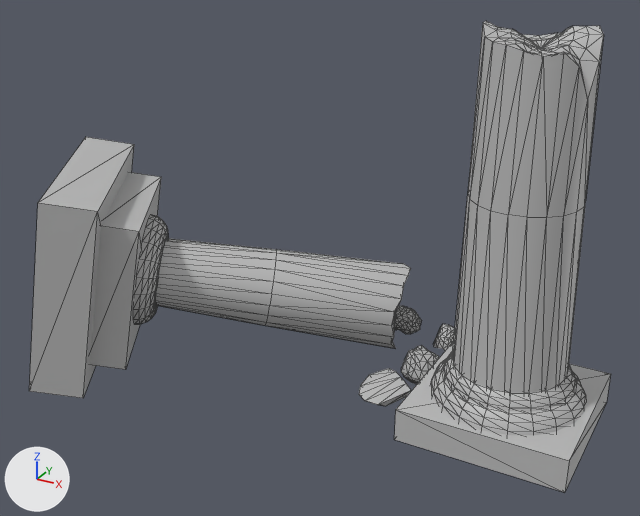
One commit to the FBX model ConstellationsGame/Assets/Models/SM_pillarBroken.fbx: the scene before it, then after it.
Rendered twice from a camera (50 mm lens) standing at (3.02, -11.28, 7.65) and looking at (-3.02, -0.29, 2.16). The lights are fixed; the arrows at lower left show +X, +Y and +Z. Mesh edges are drawn as thin lines. Where no turn or scale is listed for an object, it has been applied to the vertices.

Script lines for the objects in view, before the commit:
```python
me_mesh = bpy.data.meshes.new('Mesh')
me_mesh.from_pydata(...)  # 1753 vertices, 3452 faces; spans x -8.46..1.25, y -2.95..2.5, z -0.25..5.87
me_mesh.materials.append(mat_lambert1)  # grey #bcbcbc
# before: 408 (-7.73, 0.27, -0.02), 409 (-6.1, -2.52, -0.08) at pixel (83, 398), 410 (-8.46, -0.15, 0.12), 411 (-6.82, -2.95, 0.07) at pixel (29, 391), 412 (-7.95, 0.08, 3.31) at pixel (85, 136)
# before: 413 (-6.32, -2.71, 3.26) at pixel (37, 202), 414 (-7.23, 0.51, 3.17) at pixel (134, 144), 415 (-5.59, -2.29, 3.11) at pixel (97, 211)
ob_sm_pillarbroken = bpy.data.objects.new('SM_pillarBroken', me_mesh)
ob_sm_pillarbroken.location = (0.0, 0.0, 0.0)
```
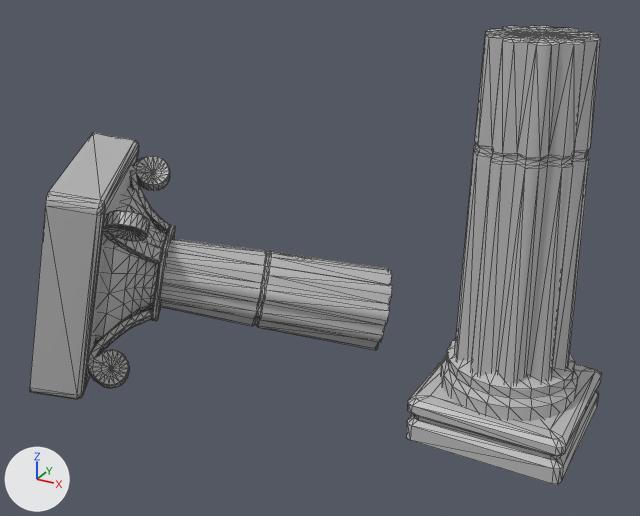
The change, as JSON lines over the scene's bpy script:
```json
{"block": "me_mesh", "where": "# used by ob_sm_pillarbroken; location = (0.0, 0.0, 0.0)"}
{"block": "me_mesh", "where": "# verts and faces of me_mesh; kept vertices keep their numbers, new ones are numbered from 1753"}
{"op": "remove", "block": "me_mesh", "code": "me_mesh.from_pydata(...)  # 1753 vertices, 3452 faces; spans x -8.46..1.25, y -2.95..2.5, z -0.25..5.87"}
{"op": "add", "block": "me_mesh", "code": "me_mesh.from_pydata(...)  # 1820 vertices, 3458 faces; spans x -8.39..1.15, y -3.06..1.89, z -0.06..5.74"}
{"block": "me_mesh", "change": "me_mesh part 1: the loose piece of 400 vertices spanning x -6.83..-5.54, y -1.58..0.13, z 0.52..2.38 is rebuilt with 180 vertices and now spans x -7.32..-5.52, y -2.09..0.05, z 0.49..2.69"}
{"block": "me_mesh", "change": "me_mesh part 2: the loose piece of 400 vertices spanning x -1.15..1.15, y -1.15..1.15, z 0.08..0.85 is rebuilt with 88 vertices and now spans x -1.15..1.15, y -1.15..1.15, z -0.01..0.65"}
{"block": "me_mesh", "change": "me_mesh part 3: the loose piece of 400 vertices spanning x -0.97..0.97, y -0.97..0.97, z 0.42..1.07 is rebuilt with 100 vertices and now spans x -0.99..0.99, y -0.99..0.99, z 0.54..1.22"}
{"block": "me_mesh", "change": "me_mesh part 4: the loose piece of 122 vertices spanning x -6.71..-2.16, y -1.34..2.12, z -0.02..2.04 is rebuilt with 301 vertices and now spans x -6.8..-2.28, y -1.47..1.89, z -0.03..2.1"}
{"block": "me_mesh", "change": "me_mesh part 5: the loose piece of 122 vertices spanning x -0.86..0.86, y -0.86..0.86, z 0.0..5.87 is rebuilt with 301 vertices and now spans x -0.85..0.85, y -0.83..0.83, z 0.0..5.74"}
{"block": "me_mesh", "change": "me_mesh part 6: the loose piece of 8 vertices spanning x -7.54..-5.36, y -2.2..0.43, z 0.21..2.79 is rebuilt with 72 vertices and now spans x -8.39..-5.48, y -3.06..0.55, z -0.06..3.42"}
{"block": "me_mesh", "change": "me_mesh part 7: a new loose piece of 186 vertices spanning x -7.09..-6.01, y -0.24..0.64, z 1.85..3.04, in mat_lambert1 (grey #bcbcbc)"}
{"block": "me_mesh", "change": "me_mesh part 8: a new loose piece of 186 vertices spanning x -5.89..-5.13, y -2.12..-0.98, z 1.85..3.04, in mat_lambert1 (grey #bcbcbc)"}
{"block": "me_mesh", "change": "me_mesh part 9: a new loose piece of 186 vertices spanning x -6.27..-5.56, y -2.39..-1.09, z 0.01..1.03, in mat_lambert1 (grey #bcbcbc)"}
{"block": "me_mesh", "change": "me_mesh part 10: a new loose piece of 34 vertices spanning x -6.31..-5.4, y -1.24..0.02, z 0.77..2.07, in mat_lambert1 (grey #bcbcbc)"}
{"block": "me_mesh", "change": "me_mesh part 11: 6 loose pieces with 293 vertices, spanning x -2.86..1.25, y -1.25..2.5, z -0.25..0.75, are deleted"}
{"block": "me_mesh", "change": "me_mesh part 12"}
{"op": "add", "block": "me_mesh", "code": "delete_vertices([*range(408, 416)])  # with the faces that use them"}
```

Location of each change, (x1, y1, x2, y2) in pixels of the pictures (640 x 516 px):
```json
{"object": "SM_pillarBroken", "change": "reshaped", "before": [29, 21, 611, 492], "after": [30, 26, 602, 484]}
{"part": 1, "of": "me_mesh", "change": "rebuilt", "before": [134, 215, 168, 324], "after": [95, 187, 167, 343]}
{"part": 2, "of": "me_mesh", "change": "rebuilt", "before": [430, 358, 586, 435], "after": [406, 357, 602, 484]}
{"part": 3, "of": "me_mesh", "change": "rebuilt", "before": [443, 351, 576, 412], "after": [441, 338, 578, 421]}
{"part": 4, "of": "me_mesh", "change": "rebuilt", "before": [156, 238, 411, 348], "after": [160, 239, 392, 350], "on screen": "9% narrower"}
{"part": 5, "of": "me_mesh", "change": "rebuilt", "before": [452, 21, 604, 393], "after": [454, 26, 601, 384]}
{"part": 6, "of": "me_mesh", "change": "rebuilt", "before": [90, 172, 161, 370], "after": [30, 133, 139, 399], "on screen": "53% wider, 34% taller"}
{"part": 7, "of": "me_mesh", "change": "added", "after": [130, 156, 170, 234]}
{"part": 8, "of": "me_mesh", "change": "added", "after": [104, 211, 163, 264]}
{"part": 9, "of": "me_mesh", "change": "added", "after": [88, 310, 153, 388]}
{"part": 10, "of": "me_mesh", "change": "added", "after": [152, 225, 176, 321]}
{"part": 11, "of": "me_mesh", "change": "deleted", "before": [359, 306, 611, 492]}
{"part": 12, "of": "me_mesh", "change": "deleted", "before": [29, 137, 134, 398]}
```
